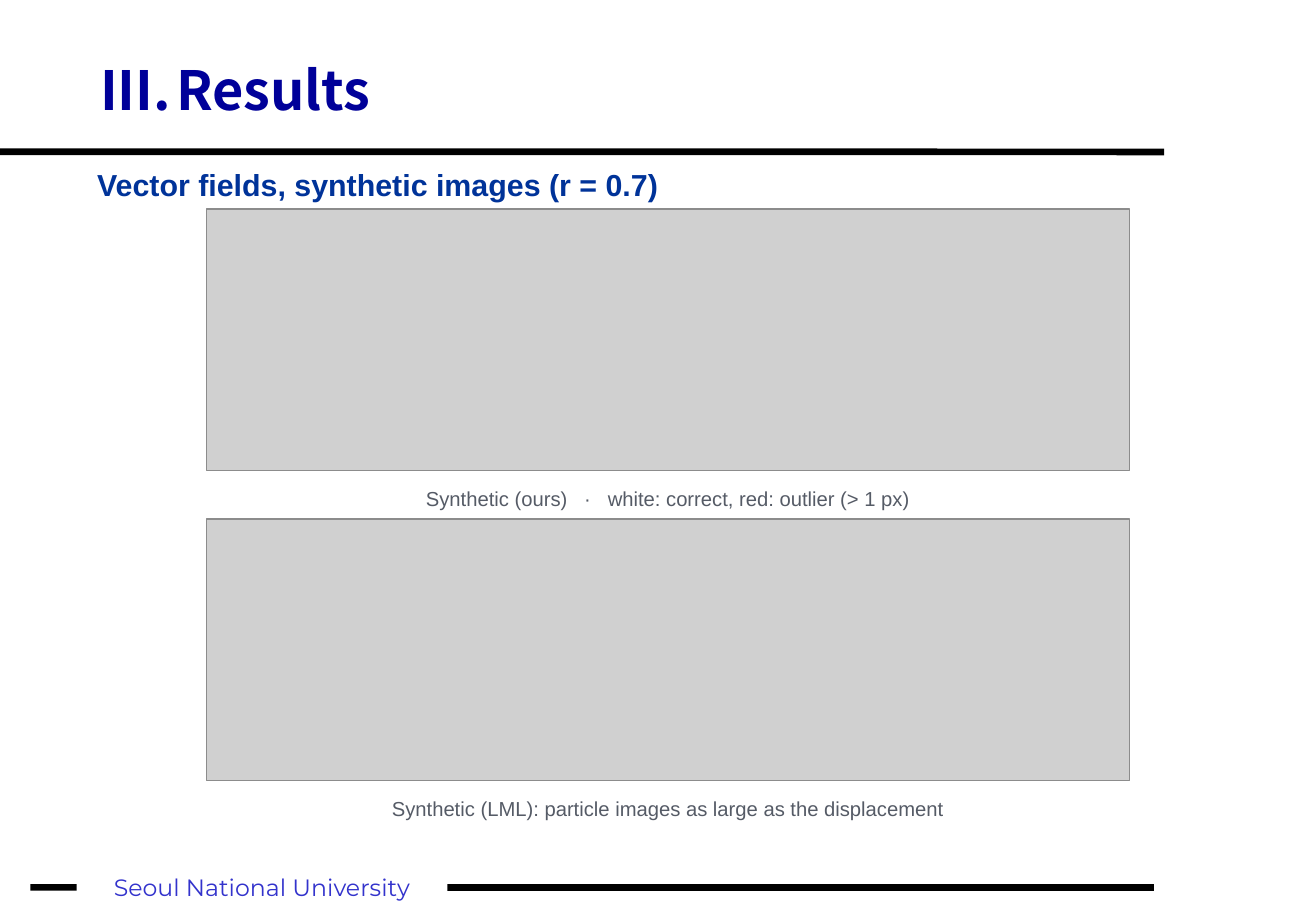
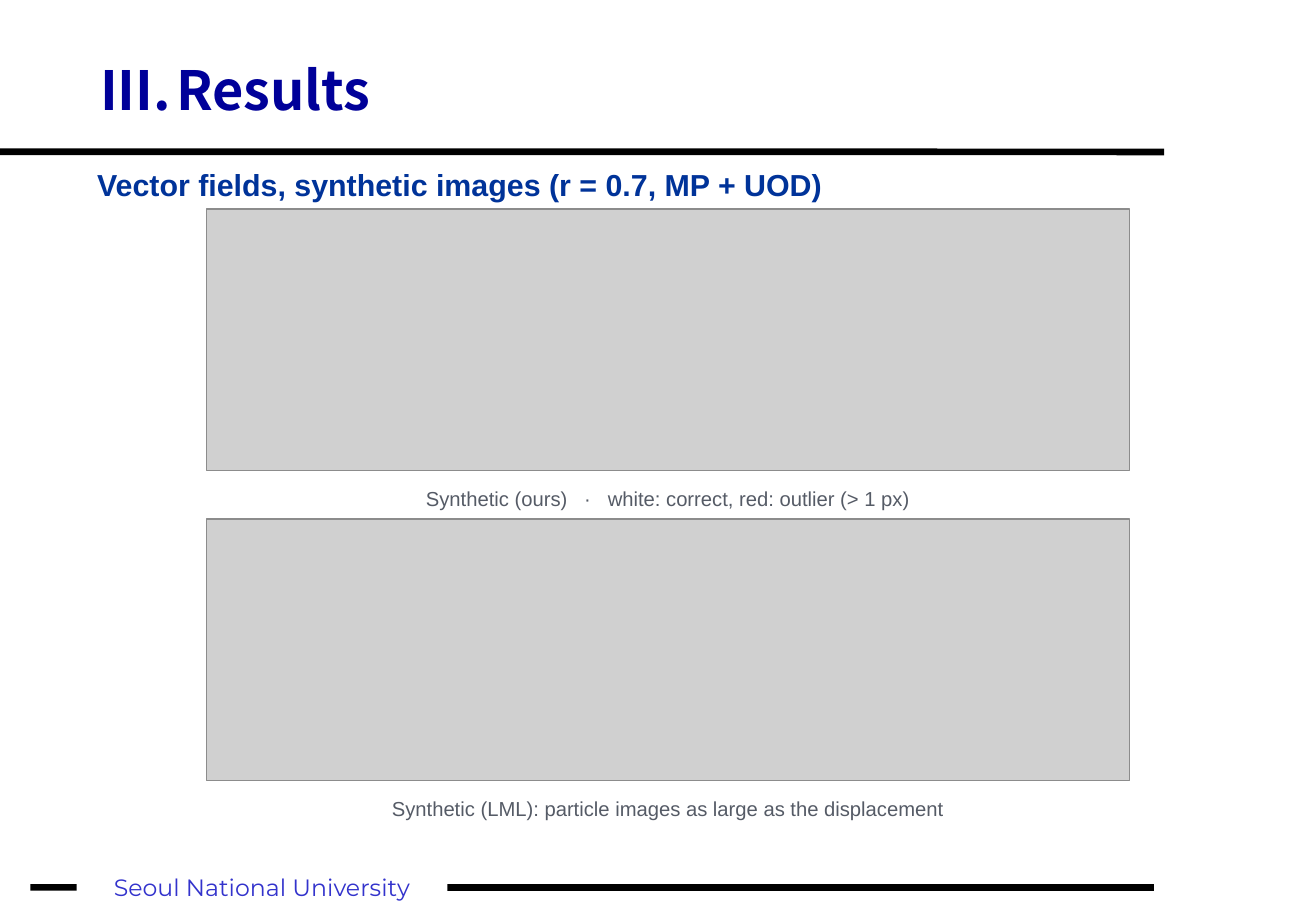
Before and after one commit to fosherrat/piv_termproject, a slide deck: slide 19 of presentation/PIV_term_project.pptx (slide 16 before the commit). Drawn at 1316x911 pixels with LibreOffice and Linux fonts; fonts in the diff are those of the drawing; grey boxes stand for pictures. Boxes give left, top, right and bottom in pixels: in the first picture for what was removed or moved away, otherwise in the second. Text is boxed around its words. In the diff, an @@ line names an element or a change of style, - is before the commit and + after.

```diff
--- a/presentation/PIV_term_project.pptx
+++ b/presentation/PIV_term_project.pptx
@@ text at box(97, 174, 822, 202): text changed @@
-Vector fields, synthetic images (r = 0.7)
+Vector fields, synthetic images (r = 0.7, MP + UOD)
```
Also in this commit, not shown: 10 other slides changed, 5 slides added, 2 slides removed, 8 other files.
